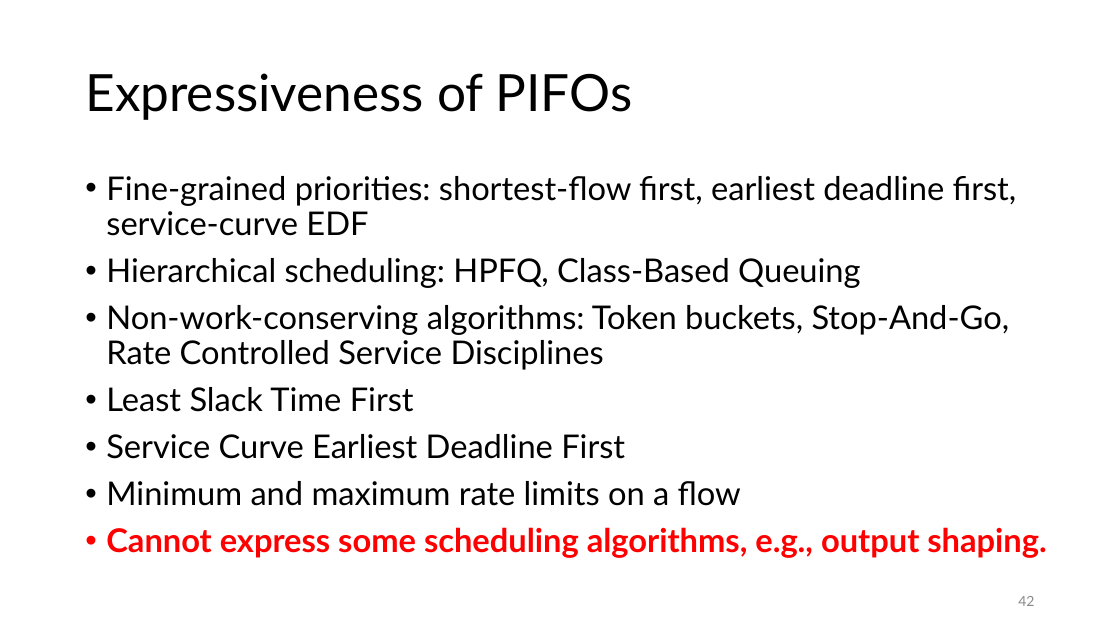
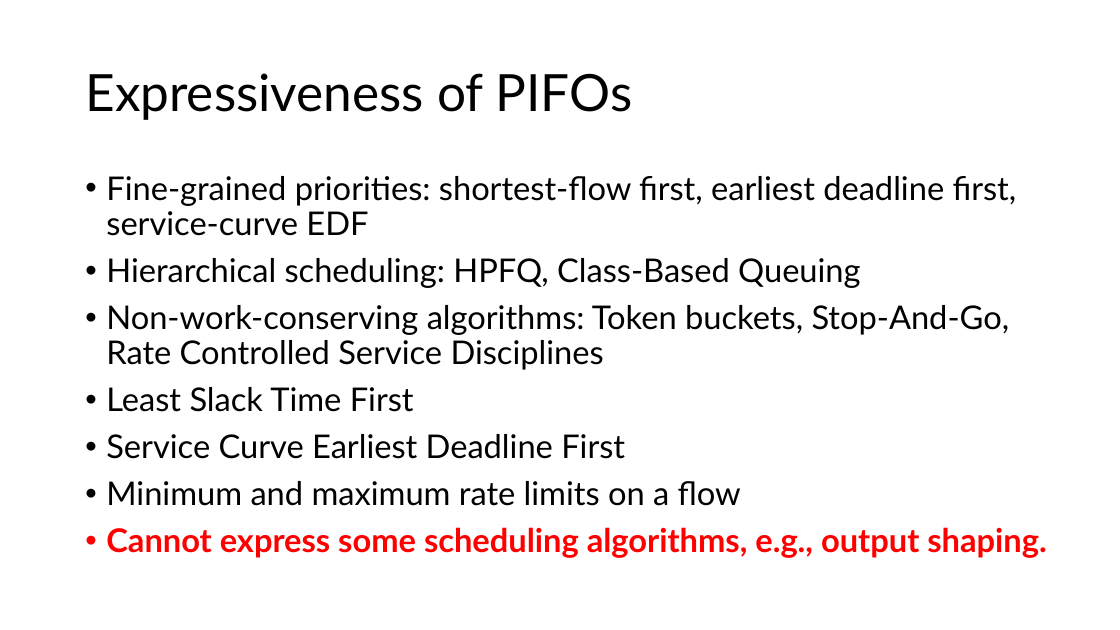
Before and after one commit to anirudhSK/pifo-domino-marple-ppts, a slide deck: slide 42 of combined_domino_pifo.pptx. Drawn at 1120x630 pixels with LibreOffice and Linux fonts; fonts in the diff are those of the drawing. Boxes give left, top, right and bottom in pixels: in the first picture for what was removed or moved away, otherwise in the second. Text is boxed around its words. In the diff, an @@ line names an element or a change of style, - is before the commit and + after.

```diff
--- a/combined_domino_pifo.pptx
+++ b/combined_domino_pifo.pptx
@@ page number removed at (x1=1018, y1=596, x2=1034, y2=606) @@
-42
```
Also in this commit, not shown: 7 other slides changed.
